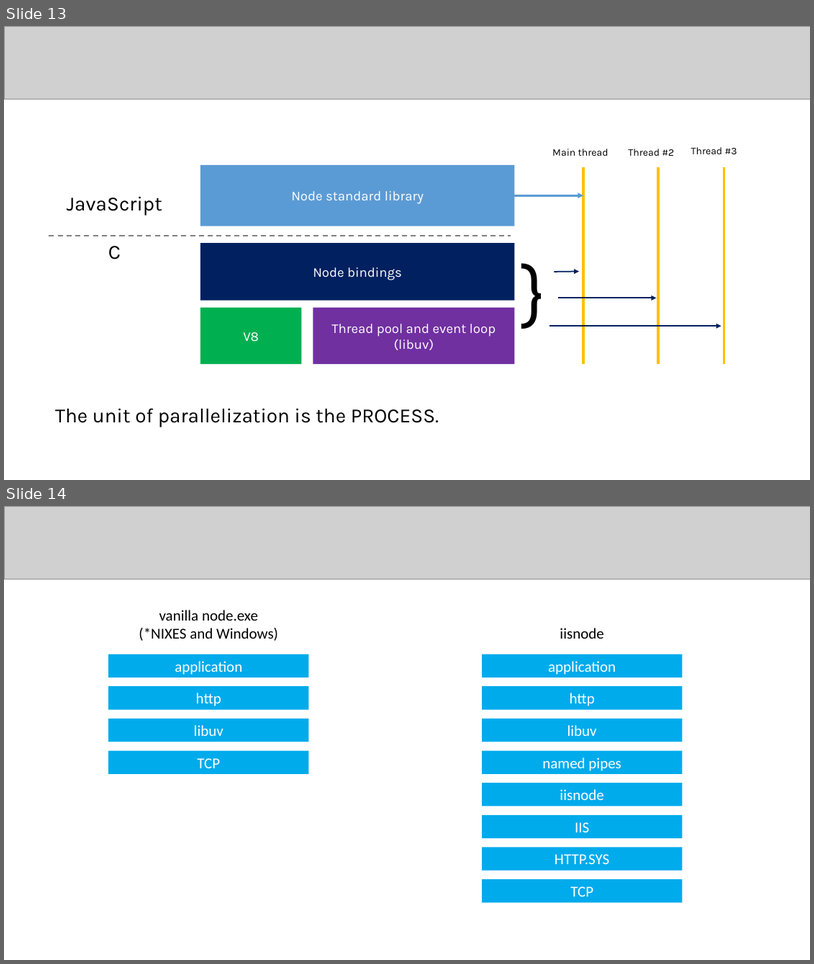
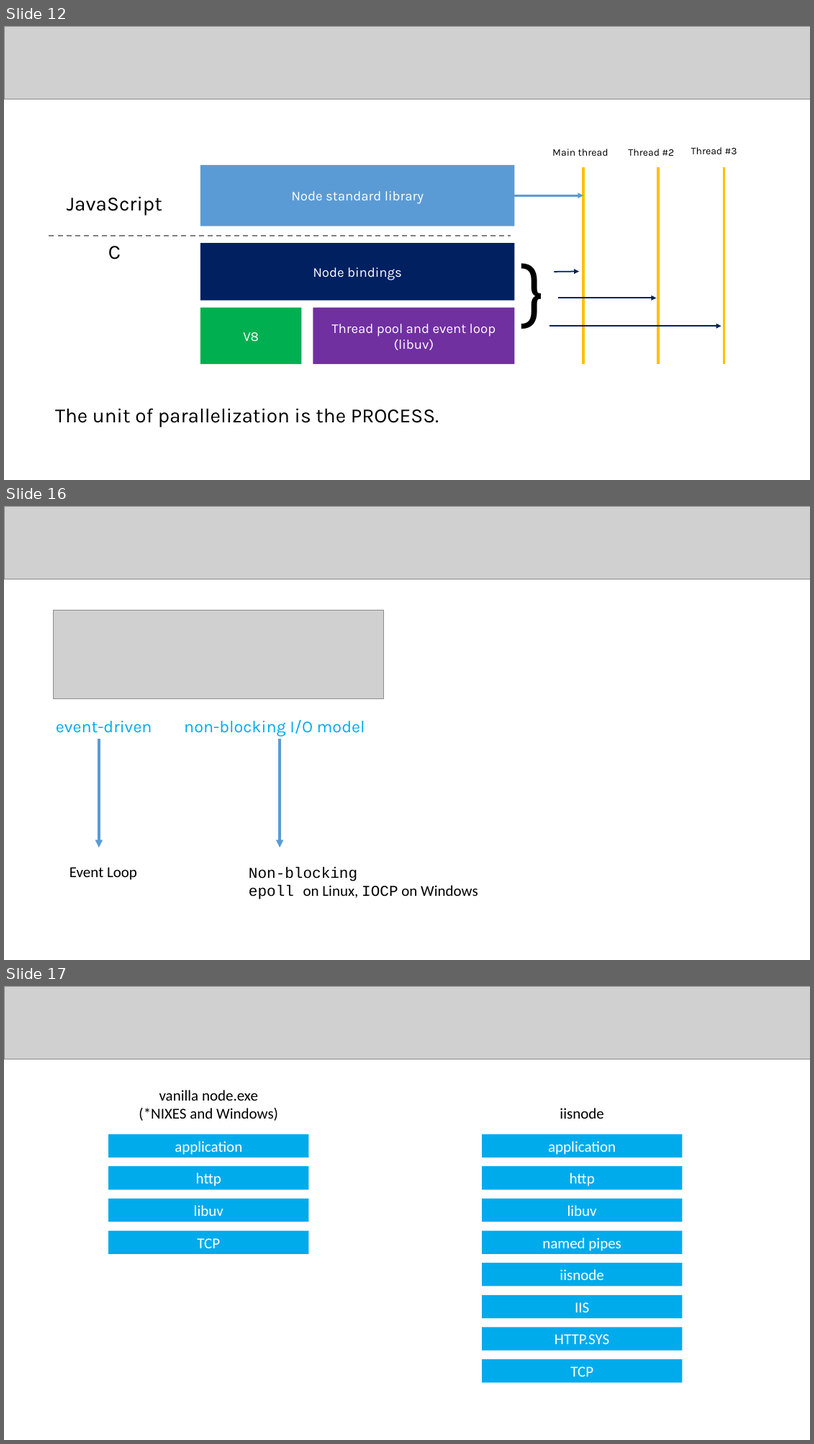
Before and after one commit to badescuga/NodeJsDemo, a slide deck: slidedeck/slides.pptx. Shown one above the other, each under a label of ours: slides 13 and 14 before the commit, slides 12, 16 and 17 after it; the slides between them are not shown. The pictures are 814x964 and 814x1444 pixels, drawn with LibreOffice and Linux fonts; fonts in the diff are those of the drawing; grey boxes stand for pictures. Boxes give left, top, right and bottom in pixels: in the first picture for what was removed or moved away, otherwise in the second. Text is boxed around its words. In the diff, an @@ line names an element or a change of style, - is before the commit and + after.

```diff
--- a/slidedeck/slides.pptx
+++ b/slidedeck/slides.pptx
@@ slide 16 added at <box>4,506,810,960</box>, background #FFFFFF @@
@@ picture added at <box>4,506,810,579</box> @@
@@ picture added at <box>54,610,384,699</box> @@
@@ text added at <box>56,720,365,736</box>, 20 pt, text #00ABEC @@
+event-driven non-blocking I/O model
@@ arrow added from (99, 739) to (99, 847), #5B9BD5 3 pt @@
@@ arrow added from (280, 739) to (280, 847), #5B9BD5 3 pt @@
@@ text added at <box>70,867,137,880</box>, 18 pt, text #000000 @@
+Event Loop
@@ text added at <box>249,867,478,899</box>, 18 pt, text #000000 @@
+Non-blocking
+epoll on Linux, IOCP on Windows
@@ what was slide 13 is now slide 12 @@
@@ what was slide 14 is now slide 17 @@
```
Also in this commit, not shown: 6 slides changed, 1 other slide added, 1 slide removed.
